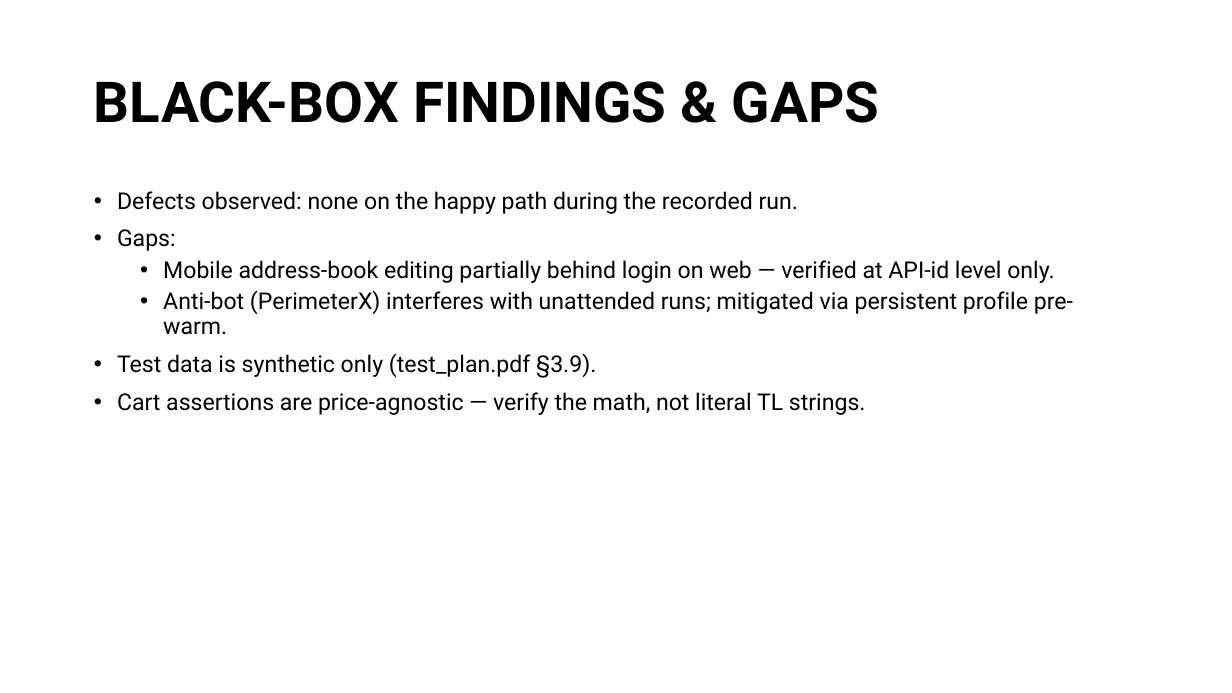
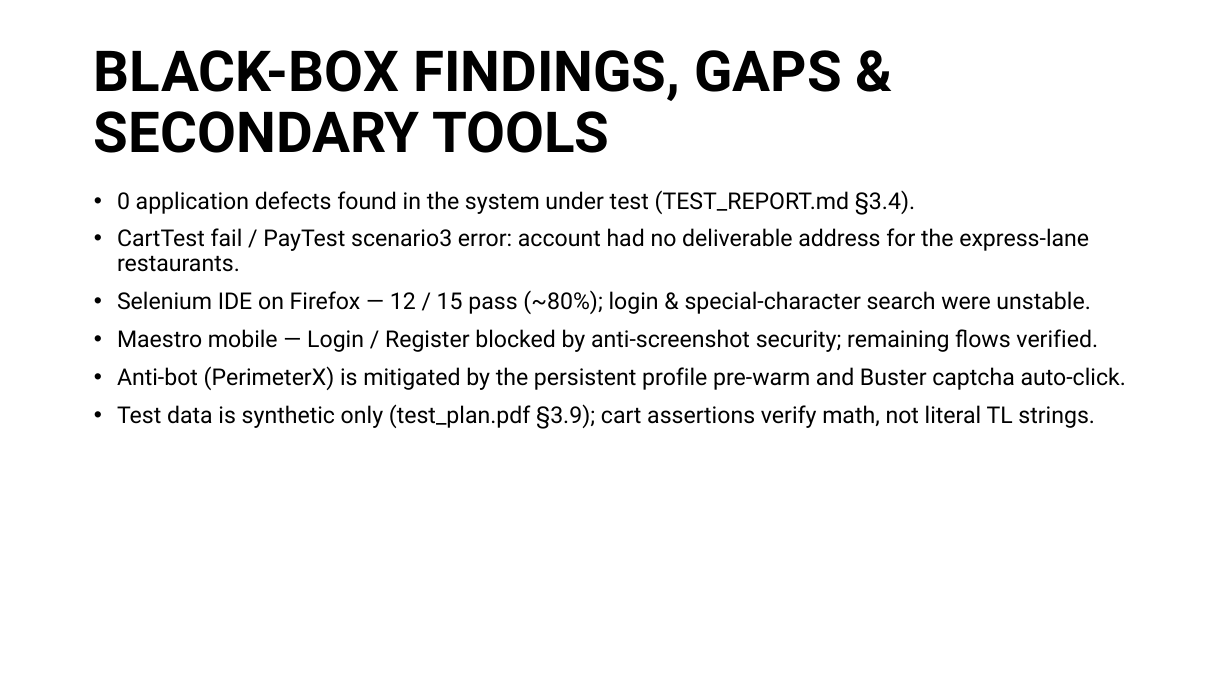
Before and after one commit to SE2226-YU-Spring/TestingProject, a slide deck: slide 14 of docs/Presentation.pptx. Drawn at 1232x693 pixels with LibreOffice and Linux fonts; fonts in the diff are those of the drawing. Boxes give left, top, right and bottom in pixels: in the first picture for what was removed or moved away, otherwise in the second. Text is boxed around its words. In the diff, an @@ line names an element or a change of style, - is before the commit and + after.

```diff
--- a/docs/Presentation.pptx
+++ b/docs/Presentation.pptx
@@ title at box(94, 50, 842, 153): text changed @@
-BLACK-BOX FINDINGS & GAPS
+BLACK-BOX FINDINGS, GAPS & SECONDARY TOOLS
@@ text at box(117, 190, 1126, 428): text changed @@
-• Defects observed: none on the happy path during the recorded run.
-• Gaps:
-  • Mobile address-book editing partially behind login on web — verified at API-id level only.
-  • Anti-bot (PerimeterX) interferes with unattended runs; mitigated via persistent profile pre-warm.
-• Test data is synthetic only (test_plan.pdf §3.9).
-• Cart assertions are price-agnostic — verify the math, not literal TL strings.
+• 0 application defects found in the system under test (TEST_REPORT.md §3.4).
+• CartTest fail / PayTest scenario3 error: account had no deliverable address for the express-lane restaurants.
+• Selenium IDE on Firefox — 12 / 15 pass (~80%); login & special-character search were unstable.
+• Maestro mobile — Login / Register blocked by anti-screenshot security; remaining flows verified.
+• Anti-bot (PerimeterX) is mitigated by the persistent profile pre-warm and Buster captcha auto-click.
+• Test data is synthetic only (test_plan.pdf §3.9); cart assertions verify math, not literal TL strings.
```
Also in this commit, not shown: 9 other slides changed, 1 slide added, 1 slide removed, 21 other files.
